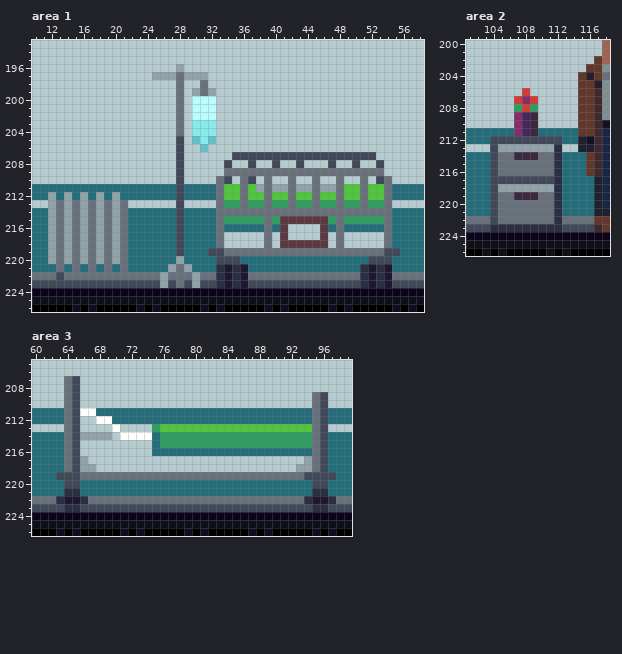
A pixel-art file gets an edit: Assets/Tileset/dummy.ase. The picture above was drawn from the file before the commit.
352x232 pixels, 1 frame. Colours within 5 levels of each other are drawn and written as one. Shown: area 1: x 10..58, y 193..226; area 2: x 101..118, y 200..226; area 3: x 60..99, y 205..226.
The same view after the edit:
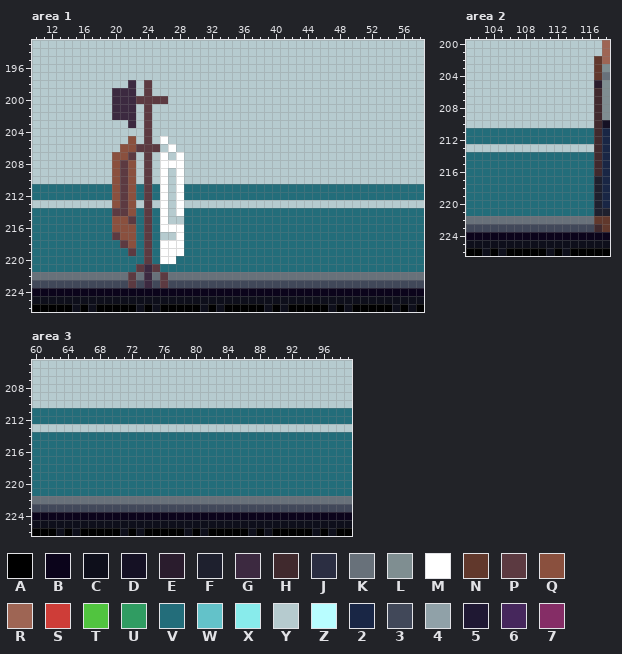
Palette (. is transparent): A #000000  B #0b041b  C #0e0f1b  D #151124  E #2a1c2d  F #1e202e  G #3c2940  H #40292d  J #2b2e42  K #68717a  L #7f8e91  M #ffffff  N #61382c  P #5c3a41  Q #8a503e  R #9e6554  S #ce3d38  T #51c43f  U #309c62  V #236d7a  W #63c2c9  X #88ebeb  Y #b6cbcf  Z #b8fdff  2 #192645  3 #414859  4 #90a1a8  5 #1f1833  6 #46275c  7 #852d66
What changed:
Area 1, layer "Player":
y 196: x 28 4 -> Y
y 197: x 25..31 444K444 -> YYYYYYY
y 198: x 22 Y -> G; x 24 Y -> P; x 28 K -> Y; x 31 K -> Y
y 199: x 20..22 YYY -> GGG; x 24 Y -> P; x 28 K -> Y; x 30..32 4K4 -> YYY
y 200: x 20..26 YYYYYYY -> GGGPPPP; x 28 K -> Y; x 30..32 ZZZ -> YYY
y 201..202: x 20..22 YYY -> GGG; x 24 Y -> P; x 28 K -> Y; x 30..32 ZZZ -> YYY
y 203: x 22 Y -> G; x 24 Y -> P; x 28 K -> Y; x 30..32 XXX -> YYY
y 204: x 24 Y -> P; x 28 K -> Y; x 30..32 XXX -> YYY
y 205: x 22 Y -> Q; x 24 Y -> P; x 26 Y -> M; x 28 3 -> Y; x 30..32 WXW -> YYY
y 206: x 21..25 YYYYY -> QQPPP; x 27..28 Y3 -> MY; x 31 W -> Y
y 207: x 20..22 YYY -> QQP; x 24 Y -> P; x 26 Y -> M; x 28 3 -> M; x 35..52 333333333333333333 -> YYYYYYYYYYYYYYYYYY
y 208: x 20..22 YYY -> QPQ; x 24 Y -> P; x 26..28 YY3 -> MMM; x 34 3 -> Y; x 37 3 -> Y; x 40 3 -> Y; x 43 3 -> Y; x 47 3 -> Y; x 50 3 -> Y; x 53 3 -> Y
y 209: x 20..22 YYY -> QPQ; x 24 Y -> P; x 26 Y -> M; x 28 3 -> M; x 34..53 KKKKKKKKKKKKKKKKKKKK -> YYYYYYYYYYYYYYYYYYYY
y 210: x 20..22 YYY -> QPQ; x 24 Y -> P; x 26 Y -> M; x 28 3 -> M; x 33..34 K3 -> YY; x 36..37 K3 -> YY; x 39 K -> Y; x 42 K -> Y; x 45 K -> Y; x 48 K -> Y; x 51 K -> Y; x 53..54 3K -> YY
y 211: x 20..22 VVV -> QPQ; x 24 V -> P; x 26..28 VV3 -> MYM; x 33..54 KTTKT4K44K44K44KTTKTTK -> VVVVVVVVVVVVVVVVVVVVVV
y 212: x 12 4 -> V; x 14 4 -> V; x 16 4 -> V; x 18 4 -> V; x 20..22 4VV -> QPQ; x 24 V -> P; x 26..28 VV3 -> MYM; x 33..54 KTTKTTKTTKTTKTTKTTKTTK -> VVVVVVVVVVVVVVVVVVVVVV
y 213: x 12..22 4K4K4K4K4KY -> YYYYYYYYQPQ; x 24 Y -> P; x 26 Y -> M; x 28 3 -> M; x 33..54 KUUKUUKUUKUUKUUKUUKUUK -> YYYYYYYYYYYYYYYYYYYYYY
y 214: x 12..22 4K4K4K4K4KV -> VVVVVVVVPPQ; x 24 V -> P; x 26..28 VV3 -> MYM; x 33..54 KKKKKKKKKKKKKKKKKKKKKK -> VVVVVVVVVVVVVVVVVVVVVV
y 215: x 12..22 4K4K4K4K4KV -> VVVVVVVVQQP; x 24 V -> P; x 26..28 VV3 -> MYY; x 33..54 KUUUUUKUPPPPPPUKUUUUUK -> VVVVVVVVVVVVVVVVVVVVVV
y 216: x 12..22 4K4K4K4K4KV -> VVVVVVVVQQQ; x 24 V -> P; x 26..28 VV3 -> MMM; x 33 K -> V; x 39 K -> V; x 41..46 PYYYYP -> VVVVVV; x 48 K -> V; x 54 K -> V
y 217: x 12..22 4K4K4K4K4KV -> VVVVVVVVPQQ; x 24 V -> P; x 26..28 VV3 -> YYM; x 33..54 KYYYYYKYPYYYYPYKYYYYYK -> VVVVVVVVVVVVVVVVVVVVVV
y 218: x 12..22 4K4K4K4K4KV -> VVVVVVVVVPQ; x 24 V -> P; x 26..28 VV3 -> MMM; x 33..54 KYYYYYKYPPPPPPYKYYYYYK -> VVVVVVVVVVVVVVVVVVVVVV
y 219: x 12..22 4K4K4K4K4KV -> VVVVVVVVVVP; x 24 V -> P; x 26..28 VV3 -> MMM; x 32..55 33KKKKKKKKKKKKKKKKKKKK33 -> VVVVVVVVVVVVVVVVVVVVVVVV
y 220: x 12..21 4K4K4K4K4K -> VVVVVVVVVV; x 24 V -> P; x 26..28 VV4 -> MMV; x 33..35 333 -> VVV; x 52..54 333 -> VVV
y 221: x 13 K -> V; x 15 K -> V; x 17 K -> V; x 19 K -> V; x 21 K -> V; x 23..25 VVV -> PGP; x 27..29 4K4 -> VVV; x 33..36 J5J5 -> VVVV; x 51..54 J5J5 -> VVVV
y 222: x 13 3 -> K; x 22 K -> P; x 24 K -> G; x 26 4 -> P; x 30 4 -> K; x 33..36 J5J5 -> KKKK; x 51..54 J5J5 -> KKKK
y 223: x 22 3 -> P; x 24 3 -> G; x 26 4 -> P; x 28 K -> 3; x 30 4 -> 3; x 33..36 J5J5 -> 3333; x 51..54 J5J5 -> 3333
Area 2, layer "Player":
y 203: x 116 N -> Y
y 204: x 115..116 NE -> YY
y 205: x 115..116 NN -> YY
y 206: x 108 S -> Y; x 115..116 NN -> YY
y 207: x 107..109 S7S -> YYY; x 115..116 NN -> YY
y 208: x 107..109 USU -> YYY; x 115..116 NN -> YY
y 209..210: x 107..109 76G -> YYY; x 115..116 NN -> YY
y 211: x 107..109 76G -> VVV; x 115..116 NN -> VV
y 212: x 104..112 333333333 -> VVVVVVVVV; x 115..116 FD -> VV
y 213: x 104..112 34444444J -> YYYYYYYYY; x 115..116 FF -> YY
y 214: x 104..112 3KKGGGKKJ -> VVVVVVVVV; x 116 N -> V
y 215..216: x 104..112 3KKKKKKKJ -> VVVVVVVVV; x 116 N -> V
y 217: x 104..112 33333333J -> VVVVVVVVV
y 218: x 104..112 34444444J -> VVVVVVVVV
y 219: x 104..112 3KKGGGKKJ -> VVVVVVVVV
y 220..221: x 104..112 3KKKKKKKJ -> VVVVVVVVV
y 222: x 104 3 -> K; x 112 J -> K
y 223: x 104..112 JJJJJJJJJ -> 333333333
Area 3, layer "Player":
y 207..208: x 64..65 K3 -> YY
y 209..210: x 64..65 K3 -> YY; x 95..96 K3 -> YY
y 211: x 64..67 K3MM -> VVVV; x 95..96 K3 -> VV
y 212: x 64..69 K3YYMM -> VVVVVV; x 95..96 K3 -> VV
y 213: x 64..65 K3 -> YY; x 70 M -> Y; x 75..96 UTTTTTTTTTTTTTTTTTTTK3 -> YYYYYYYYYYYYYYYYYYYYYY
y 214: x 64..74 K34444YMMMM -> VVVVVVVVVVV; x 76..96 UUUUUUUUUUUUUUUUUUUK3 -> VVVVVVVVVVVVVVVVVVVVV
y 215: x 64..74 K3YYYYYYYYY -> VVVVVVVVVVV; x 76..96 UUUUUUUUUUUUUUUUUUUK3 -> VVVVVVVVVVVVVVVVVVVVV
y 216: x 64..74 K3YYYYYYYYY -> VVVVVVVVVVV; x 95..96 K3 -> VV
y 217: x 64..96 K34YYYYYYYYYYYYYYYYYYYYYYYYYYY4K3 -> VVVVVVVVVVVVVVVVVVVVVVVVVVVVVVVVV
y 218: x 64..96 K344YYYYYYYYYYYYYYYYYYYYYYYYY44K3 -> VVVVVVVVVVVVVVVVVVVVVVVVVVVVVVVVV
y 219: x 63..97 333KKKKKKKKKKKKKKKKKKKKKKKKKKKK3333 -> VVVVVVVVVVVVVVVVVVVVVVVVVVVVVVVVVVV
y 220: x 64..65 33 -> VV; x 95..96 33 -> VV
y 221: x 64..65 JJ -> VV; x 95..96 JJ -> VV
y 222: x 63..66 J55J -> KKKK; x 94..97 J55J -> KKKK
y 223: x 64..65 JJ -> 33; x 95..96 JJ -> 33
Pixel boxes of the changes (left, top, right, bottom) in both pictures:
changed: (48, 64, 400, 288)
changed: (490, 64, 594, 232)
changed: (56, 376, 336, 512)
